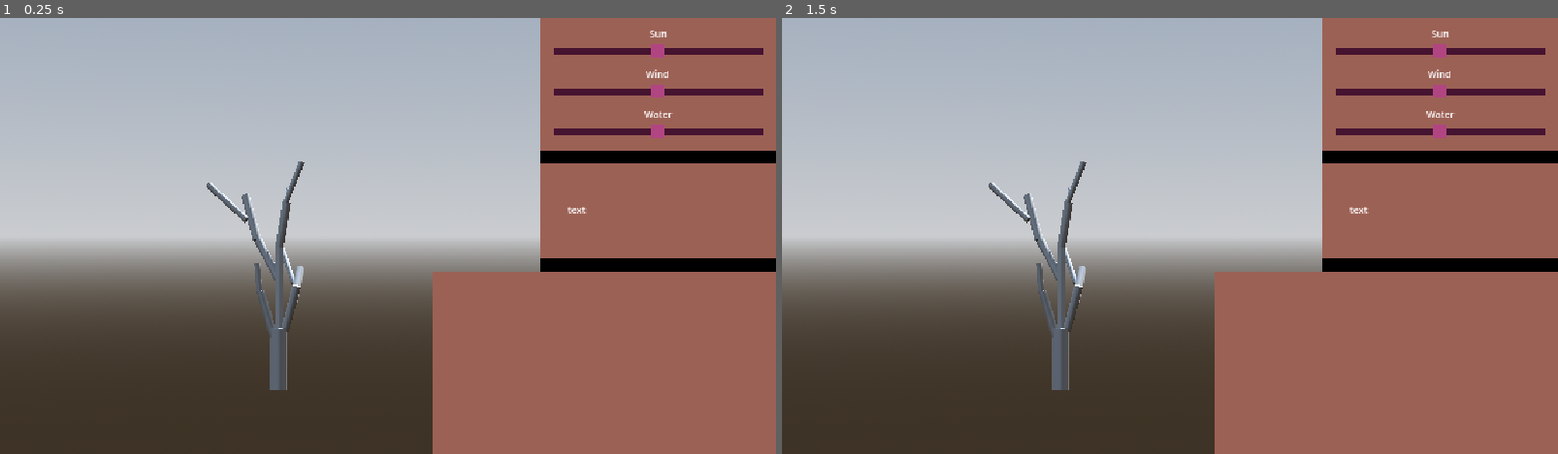
Above: before the commit, frames 1-2 (left to right).
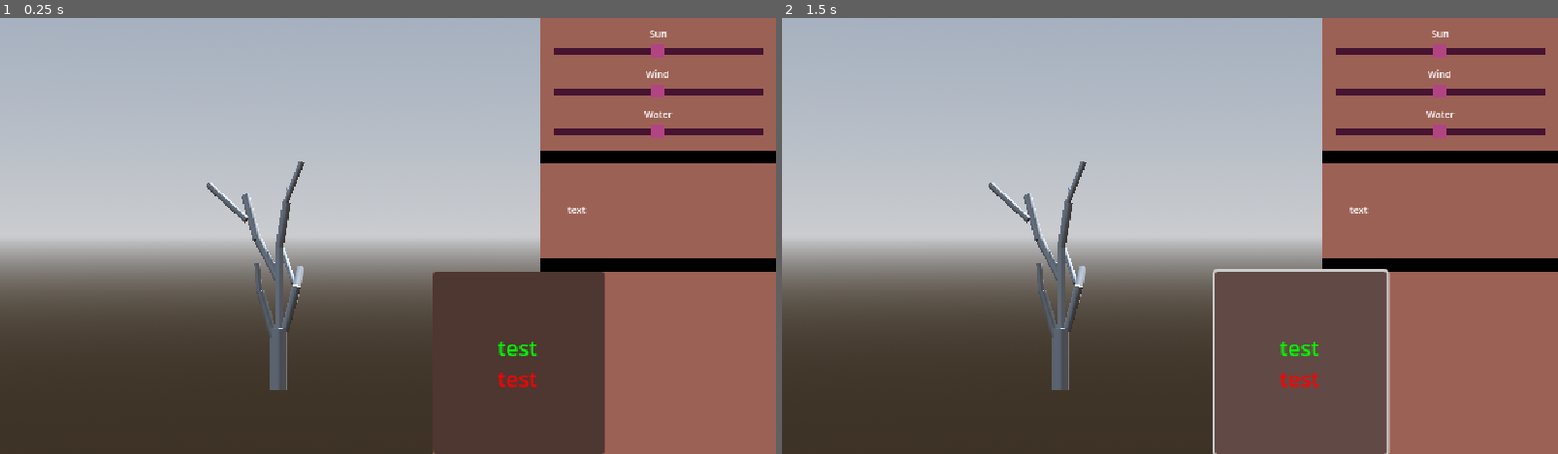
Above: after the commit, the same moments.

Repository: JeppeLindberg/comfy-jam-autumn-2025
Game: Godot game, scene res://scenes/main.tscn
Same seed, same stepped clock (60 frames per second), same inputs: the game is played once before the commit and once after it.
Inputs (mouse positions are in pixels of both pictures, inside the frame that each line leads up to; where the layout moved, square brackets give the same spot in the first picture):
- Up to frame 1 (0.25 s): no input
- Up to frame 2 (1.5 s): click (1301, 362) at 0.5 s; click (1301, 362) [1472, 362] at 1.25 s

The runs differ from the first frame. In frame 1, 9.3% of the frame differs, in the area x 55-78%, y 58-100%; in frame 2, 9.7%, in the area x 55-79%, y 57-100%.

Commit message:
progress

Diff:
--- a/scenes/main.tscn
+++ b/scenes/main.tscn
@@ -1,10 +1,11 @@
-[gd_scene load_steps=25 format=3 uid="uid://bb7m2rw06emdx"]
+[gd_scene load_steps=26 format=3 uid="uid://bb7m2rw06emdx"]
 
 [ext_resource type="Script" uid="uid://ck78o8i26mlcw" path="res://scripts/tree.gd" id="1_0wfyh"]
 [ext_resource type="Script" uid="uid://ewvq7sqp0mes" path="res://scripts/main.gd" id="1_muem4"]
 [ext_resource type="PackedScene" uid="uid://c4n2e14jc44lm" path="res://prefabs/stump_3.tscn" id="1_o5qli"]
 [ext_resource type="Script" uid="uid://bwk04q8vx3wfd" path="res://scripts/parameters.gd" id="2_dp3eg"]
 [ext_resource type="PackedScene" uid="uid://djo8u7v67c470" path="res://prefabs/stump_1.tscn" id="2_jkv2x"]
+[ext_resource type="Script" uid="uid://bdy2ugigvwukk" path="res://scripts/stats.gd" id="3_gqmmt"]
 [ext_resource type="PackedScene" uid="uid://cka13oun4dy67" path="res://prefabs/stump_2.tscn" id="3_jbj1t"]
 [ext_resource type="PackedScene" uid="uid://bnt3ngxfcndaw" path="res://prefabs/branch_1.tscn" id="5_muem4"]
 [ext_resource type="PackedScene" uid="uid://coh2ohqj4pdbt" path="res://prefabs/branch_2.tscn" id="6_dp3eg"]
@@ -59,6 +60,9 @@
 wind_ui_parameter = NodePath("../ui/panel/container/parameter_panel/parameter_container/parameter_wind")
 water_ui_parameter = NodePath("../ui/panel/container/parameter_panel/parameter_container/parameter_water")
 
+[node name="stats" type="Node3D" parent="."]
+script = ExtResource("3_gqmmt")
+
 [node name="tree" type="Node3D" parent="." node_paths=PackedStringArray("main") groups=["tree"]]
 script = ExtResource("1_0wfyh")
 main = NodePath("..")
@@ -257,21 +261,41 @@
 grow_vertical = 2
 theme_override_constants/separation = 0
 
-[node name="option_1" type="Button" parent="ui/panel/container/card_panel/margin/card_panel/container"]
-self_modulate = Color(1, 1, 1, 0)
+[node name="option_1" type="Button" parent="ui/panel/container/card_panel/margin/card_panel/container" node_paths=PackedStringArray("text_label")]
 custom_minimum_size = Vector2(127.5, 136)
 layout_mode = 2
 script = ExtResource("19_0ld40")
-
-[node name="option_2" type="Button" parent="ui/panel/container/card_panel/margin/card_panel/container"]
-self_modulate = Color(1, 1, 1, 0)
-custom_minimum_size = Vector2(127.5, 136)
-layout_mode = 2
-script = ExtResource("19_0ld40")
+card_text = "[color=green]test[/color]
+[color=red]test[/color]"
+text_label = NodePath("text")
+
+[node name="center" type="CenterContainer" parent="ui/panel/container/card_panel/margin/card_panel/container/option_1"]
+layout_mode = 1
+anchors_preset = 8
+anchor_left = 0.5
+anchor_top = 0.5
+anchor_right = 0.5
+anchor_bottom = 0.5
+grow_horizontal = 2
+grow_vertical = 2
+mouse_filter = 2
+
+[node name="text" type="RichTextLabel" parent="ui/panel/container/card_panel/margin/card_panel/container/option_1"]
+layout_mode = 1
+anchors_preset = 15
+anchor_right = 1.0
+anchor_bottom = 1.0
+grow_horizontal = 2
+grow_vertical = 2
+mouse_filter = 2
+bbcode_enabled = true
+text = "[color=green]test[/color]
+[color=red]test[/color]"
+horizontal_alignment = 1
+vertical_alignment = 1
 
 [connection signal="button_down" from="ui/panel/container/card_panel/margin/card_panel/container/option_1" to="ui/panel/container/card_panel/margin/card_panel/container/option_1" method="_on_button_down"]
 [connection signal="button_up" from="ui/panel/container/card_panel/margin/card_panel/container/option_1" to="ui/panel/container/card_panel/margin/card_panel/container/option_1" method="_on_button_up"]
+[connection signal="mouse_entered" from="ui/panel/container/card_panel/margin/card_panel/container/option_1" to="ui/panel/container/card_panel/margin/card_panel/container/option_1" method="_on_mouse_entered"]
+[connection signal="mouse_exited" from="ui/panel/container/card_panel/margin/card_panel/container/option_1" to="ui/panel/container/card_panel/margin/card_panel/container/option_1" method="_on_mouse_exited"]
 [connection signal="pressed" from="ui/panel/container/card_panel/margin/card_panel/container/option_1" to="ui/panel/container/card_panel/margin/card_panel/container/option_1" method="_on_pressed"]
-[connection signal="button_down" from="ui/panel/container/card_panel/margin/card_panel/container/option_2" to="ui/panel/container/card_panel/margin/card_panel/container/option_2" method="_on_button_down"]
-[connection signal="button_up" from="ui/panel/container/card_panel/margin/card_panel/container/option_2" to="ui/panel/container/card_panel/margin/card_panel/container/option_2" method="_on_button_up"]
-[connection signal="pressed" from="ui/panel/container/card_panel/margin/card_panel/container/option_2" to="ui/panel/container/card_panel/margin/card_panel/container/option_2" method="_on_pressed"]
--- a/scripts/parameters.gd
+++ b/scripts/parameters.gd
@@ -1,4 +1,7 @@
 extends Node3D
+
+
+
 
 
 @export_range(-1.0, 1.0) var sun = 0.0
--- /dev/null
+++ b/scripts/stats.gd
@@ -0,0 +1,23 @@
+extends Node3D
+
+@export var sun_absorption: int = 0
+@export var wind_resistance: int = 0
+@export var water_absorption: int = 0
+
+var prev_stats = {}
+
+func _process(_delta: float) -> void:
+	var stats_dir = {
+		'sun_absorption':sun_absorption,
+		'wind_resistance':wind_resistance,
+		'water_absorption':water_absorption
+	}
+
+	if stats_dir != prev_stats:
+		_update_stats()
+
+	prev_stats = stats_dir
+
+
+func _update_stats():
+	print('sun_absorption: '+str(sun_absorption)+' wind_resistance: '+str(wind_resistance)+' water_absorption: '+str(water_absorption))
--- a/scripts/ui_button.gd
+++ b/scripts/ui_button.gd
@@ -1,4 +1,13 @@
 extends Button
+
+
+@export_multiline var card_text = 'text'
+
+@export var sun_absorption_delta: int = 0
+@export var wind_resistance_delta: int = 0
+@export var water_absorption_delta: int = 0
+
+@export var text_label: RichTextLabel
 
 
 # Called when the node enters the scene tree for the first time.
@@ -7,9 +16,8 @@
 
 
 # Called every frame. 'delta' is the elapsed time since the previous frame.
-func _process(delta: float) -> void:
-	pass
-
+func _process(_delta: float) -> void:
+	text_label.text = card_text.replace('\\n', '\n')
 
 
 func _on_pressed() -> void:
@@ -21,3 +29,9 @@
 
 func _on_button_up() -> void:
 	print('_on_button_up')
+
+func _on_mouse_exited() -> void:
+	print('_on_mouse_exited')
+
+func _on_mouse_entered() -> void:
+	print('_on_mouse_entered')
Not shown, added: scripts/stats.gd.uid
